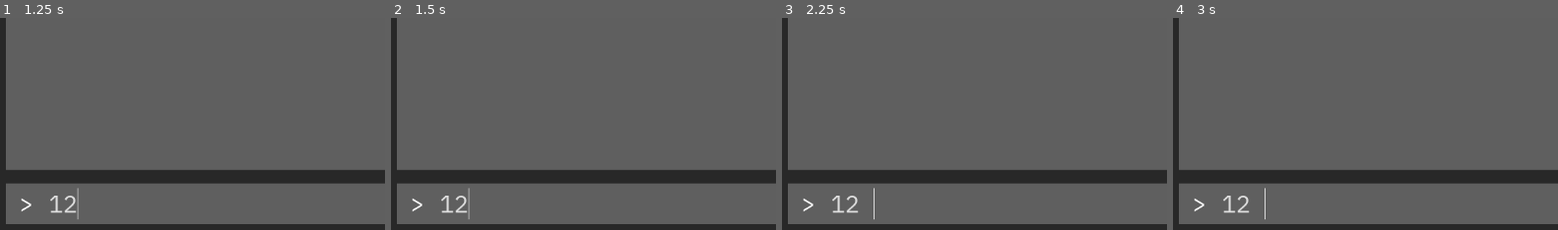
Above: before the commit, frames 1-4 (left to right).
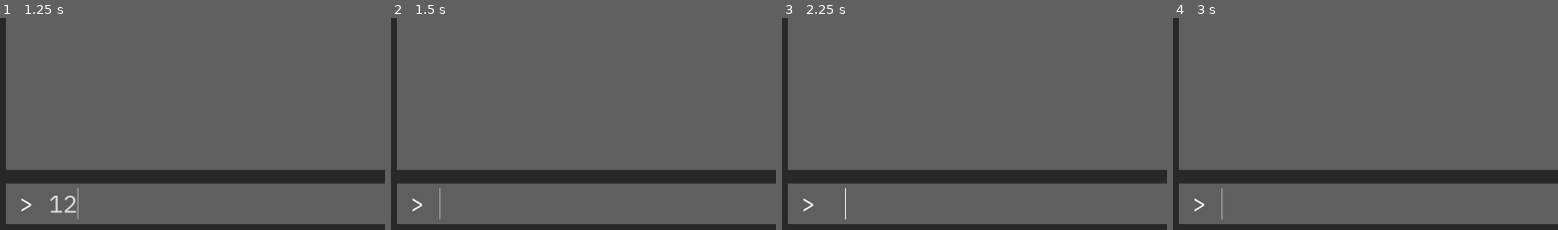
Above: after the commit, the same moments.

Repository: alephmembeth/textadventure-from-scratch
Game: Godot game, scene res://game.tscn
Two runs of this game, one before a commit and one after it. Both use one fixed random seed, a clock stepped at 60 frames per second and the inputs below.
Inputs (mouse positions are % of the whole screen's width and height, from its top left):
- Up to frame 1 (1.25 s): click (53, 94) at 0.52 s; type "12" at 0.6 s
- Up to frame 2 (1.5 s): tap Enter at 1.25 s
- Up to frame 3 (2.25 s): tap Space at 2 s
- Up to frame 4 (3 s): tap Enter at 2.75 s
The pictures show only the part of the screen within x 0-50%, y 50-100%; the shares and areas given below are measured in that part.

Frame 1 is identical in both runs. In frame 2, 0.3% of the frame differs, in the area x 12-21%, y 80-95%; in frame 3, 0.3%; in frame 4, 0.3%.
Error after the commit: Attempt to call function 'add_child' in base 'null instance' on a null instance. (res://game.gd:11)

Commit message:
Link input to output window

Diff:
--- /dev/null
+++ b/game.gd
@@ -0,0 +1,11 @@
+extends Control
+
+
+const InputResponse = preload("res://input_response.tscn")
+
+@onready var history = $background/margins/rows/info_panel/history
+
+
+func _on_input_line_text_submitted(new_text: String) -> void:
+	var input_response = InputResponse.instantiate()
+	history.add_child(input_response)
--- a/game.tscn
+++ b/game.tscn
@@ -1,6 +1,7 @@
-[gd_scene load_steps=8 format=3 uid="uid://p60quupdc4ch"]
+[gd_scene load_steps=9 format=3 uid="uid://p60quupdc4ch"]
 
 [ext_resource type="Script" path="res://input_line.gd" id="1_33s3s"]
+[ext_resource type="Script" path="res://game.gd" id="1_vjsim"]
 [ext_resource type="FontFile" uid="uid://dsiu2symk18fd" path="res://fonts/ibm_plex_mono_regular.ttf" id="1_xs2cr"]
 
 [sub_resource type="StyleBoxFlat" id="StyleBoxFlat_ri1t3"]
@@ -23,6 +24,7 @@
 anchor_bottom = 1.0
 grow_horizontal = 2
 grow_vertical = 2
+script = ExtResource("1_vjsim")
 
 [node name="background" type="PanelContainer" parent="."]
 layout_mode = 1
@@ -49,6 +51,13 @@
 size_flags_vertical = 3
 theme_override_styles/panel = SubResource("StyleBoxFlat_ap3o6")
 
+[node name="scroll" type="ScrollContainer" parent="background/margins/rows/info_panel"]
+layout_mode = 2
+horizontal_scroll_mode = 0
+
+[node name="history" type="VBoxContainer" parent="background/margins/rows/info_panel/scroll"]
+layout_mode = 2
+
 [node name="input_panel" type="PanelContainer" parent="background/margins/rows"]
 custom_minimum_size = Vector2(2.08165e-12, 60)
 layout_mode = 2
@@ -72,3 +81,6 @@
 theme_override_styles/focus = SubResource("StyleBoxEmpty_12o73")
 max_length = 42
 script = ExtResource("1_33s3s")
+
+[connection signal="text_submitted" from="background/margins/rows/input_panel/caret_space/input_line" to="." method="_on_input_line_text_submitted"]
+[connection signal="text_submitted" from="background/margins/rows/input_panel/caret_space/input_line" to="background/margins/rows/input_panel/caret_space/input_line" method="_on_text_submitted"]
--- a/input_line.gd
+++ b/input_line.gd
@@ -4,3 +4,7 @@
 # Called when the node enters the scene tree for the first time.
 func _ready() -> void:
 	grab_focus()
+
+
+func _on_text_submitted(new_text: String) -> void:
+	clear()
--- /dev/null
+++ b/input_response.tscn
@@ -0,0 +1,15 @@
+[gd_scene load_steps=2 format=3 uid="uid://d2t07w1xpb3as"]
+
+[ext_resource type="FontFile" uid="uid://dsiu2symk18fd" path="res://fonts/ibm_plex_mono_regular.ttf" id="1_rgfur"]
+
+[node name="input_response" type="VBoxContainer"]
+
+[node name="input_history" type="Label" parent="."]
+layout_mode = 2
+theme_override_colors/font_color = Color(0.705882, 0.705882, 0.705882, 1)
+theme_override_fonts/font = ExtResource("1_rgfur")
+theme_override_font_sizes/font_size = 20
+
+[node name="response" type="Label" parent="."]
+layout_mode = 2
+theme_override_fonts/font = ExtResource("1_rgfur")
--- a/new_font_variation.tres
+++ /dev/null
@@ -1,6 +0,0 @@
-[gd_resource type="FontVariation" load_steps=2 format=3 uid="uid://qag1v21gxevw"]
-
-[ext_resource type="FontFile" uid="uid://xote3fyjgtdo" path="res://fonts/cormorant_garamond_regular.ttf" id="1_2mwc7"]
-
-[resource]
-base_font = ExtResource("1_2mwc7")
